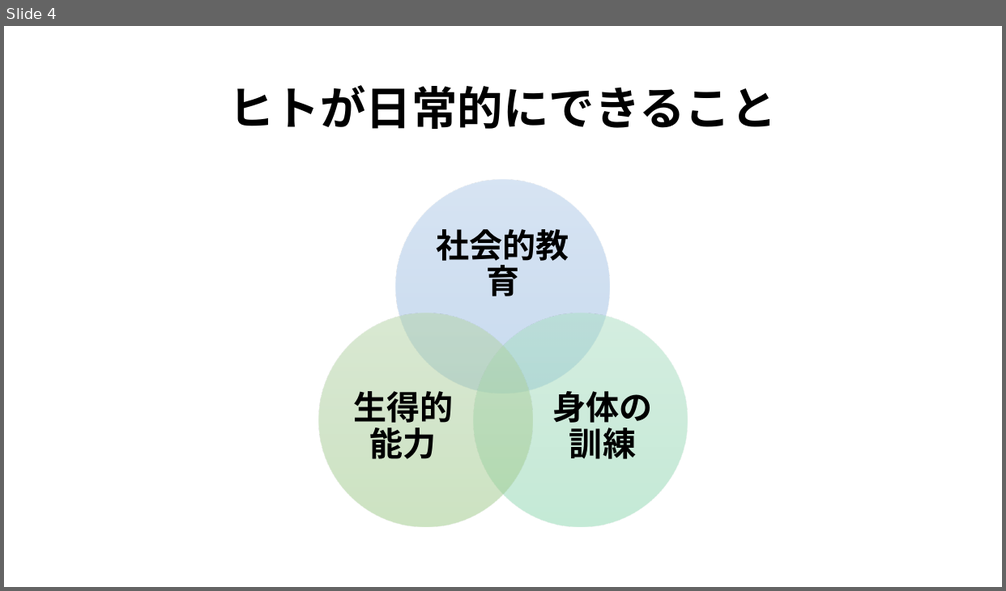
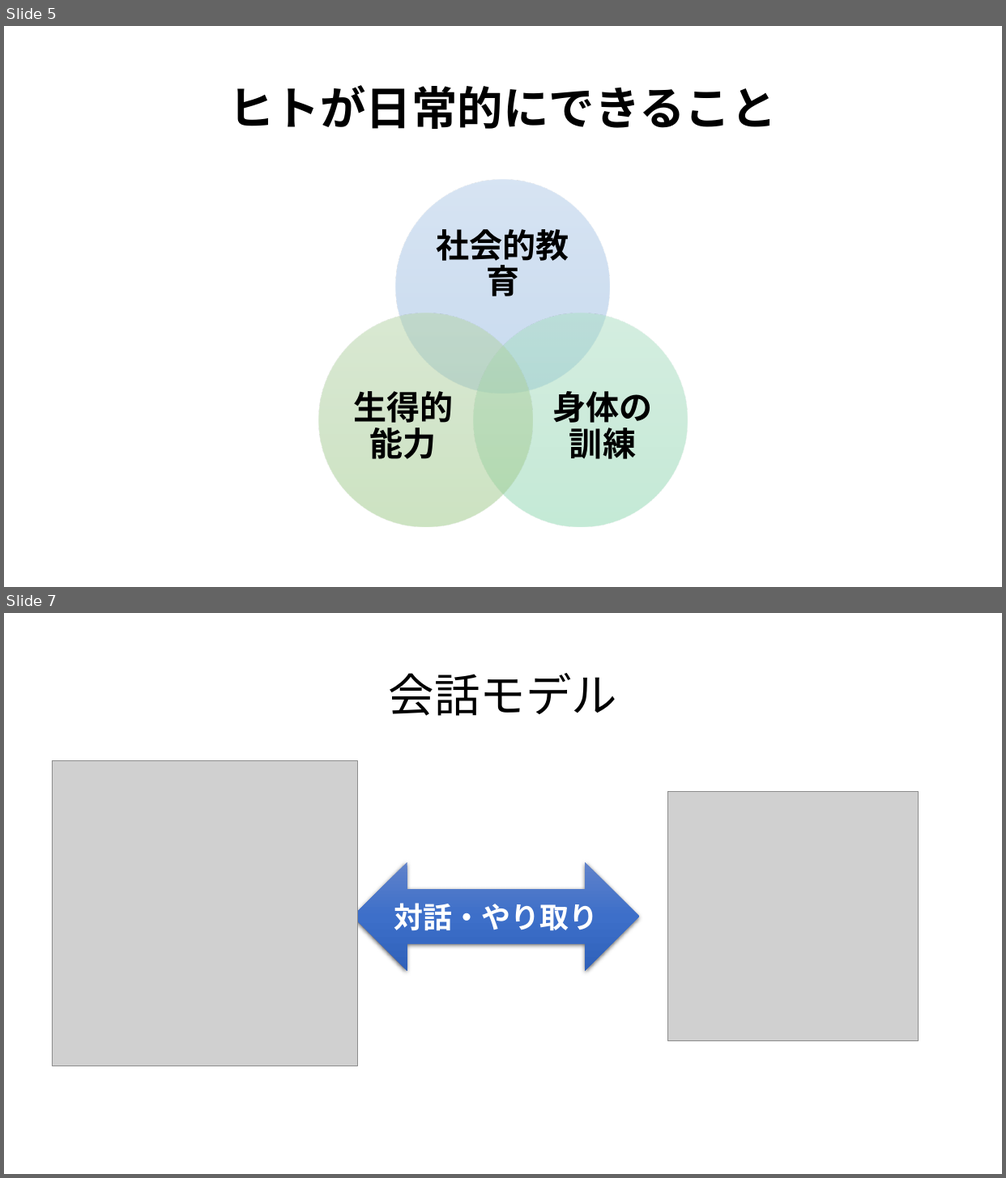
Before and after one commit to satoyoshiharu/docs, a slide deck: figures.pptx. Shown one above the other, each under a label of ours: slide 4 before the commit, slides 5 and 7 after it; the slides between them are not shown. The pictures are 1006x591 and 1006x1178 pixels, drawn with LibreOffice and Linux fonts; fonts in the diff are those of the drawing; grey boxes stand for pictures. Boxes give left, top, right and bottom in pixels: in the first picture for what was removed or moved away, otherwise in the second. Text is boxed around its words. In the diff, an @@ line names an element or a change of style, - is before the commit and + after.

```diff
--- a/figures.pptx
+++ b/figures.pptx
@@ slide 7 added at (x1=4, y1=613, x2=1002, y2=1174), background #FFFFFF @@
@@ title added at (x1=389, y1=673, x2=617, y2=716), 44 pt, text #000000 @@
+会話モデル
@@ picture added at (x1=52, y1=760, x2=357, y2=1066) @@
@@ picture added at (x1=668, y1=792, x2=918, y2=1042) @@
@@ left right arrow added at (x1=353, y1=862, x2=640, y2=971), fill gradient #6183CB to #3E70CA to #3062BB, 28 pt, text #FFFFFF, bold @@
+対話・やり取り
@@ what was slide 4 is now slide 5 @@
```
Also in this commit, not shown: 6 other slides added.
